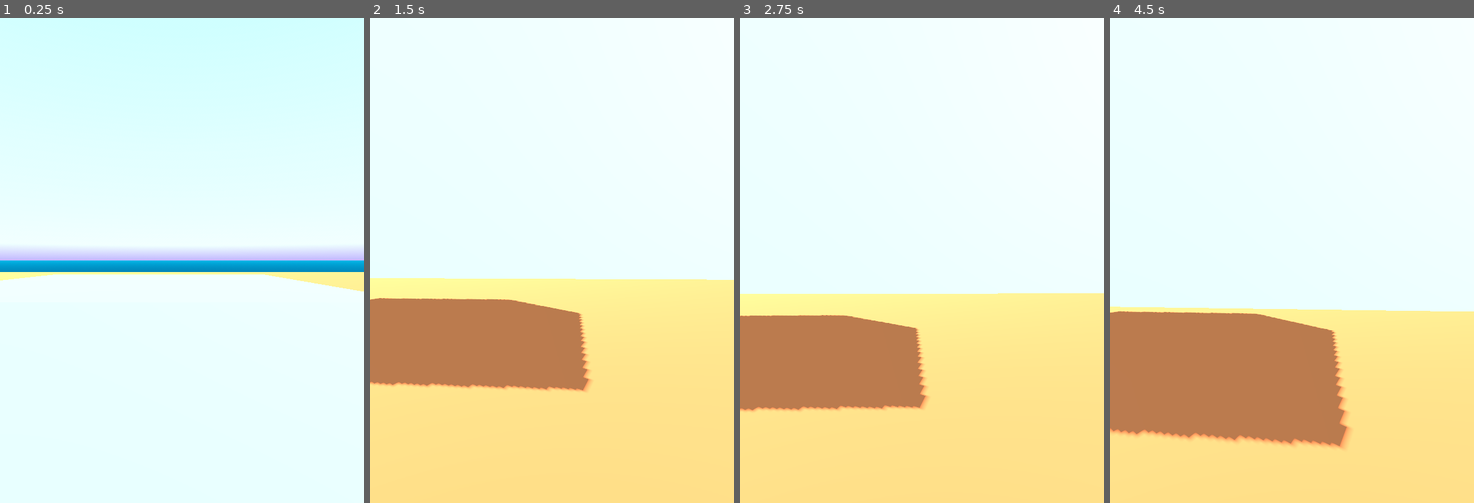
Above: before the commit, frames 1-4 (left to right).
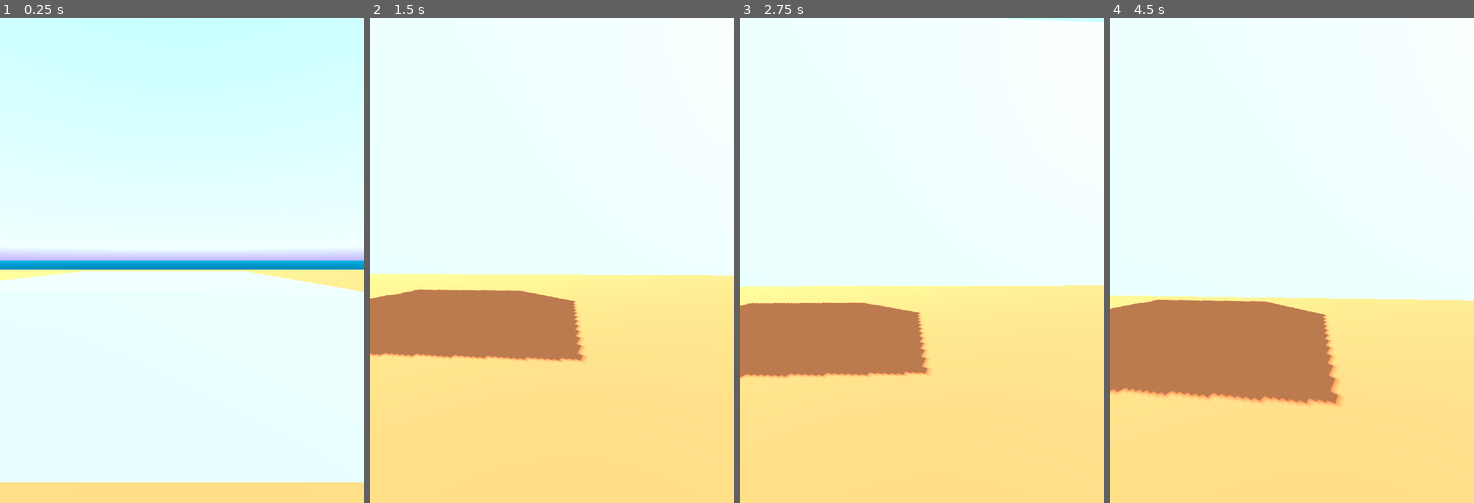
Above: after the commit, the same moments.

Repository: init-Sense/octant
Game: Godot game, scene res://scenes/octagon.tscn
The game is run twice, just before and just after one commit, with the same random seed, the same clock (stepped at 60 frames per second) and the same inputs. A sky picture missing from this copy of the repository is replaced by a grey-blue gradient.
Inputs (mouse positions are in pixels of both pictures, inside the frame that each line leads up to):
- Up to frame 1 (0.25 s): no input
- Up to frame 2 (1.5 s): move the mouse to (570, 260) at 0.52 s; hold Q (debug_crouch_up) from 0.53 s (still down); click (570, 260) at 0.67 s; move the mouse to (533, 260) at 1.27 s
- Up to frame 3 (2.75 s): keep holding Q (debug_crouch_up); move the mouse to (929, 250) at 2.02 s
- Up to frame 4 (4.5 s): keep holding Q (debug_crouch_up); tap Enter at 2.75 s; move the mouse to (1288, 270) at 2.77 s; click (1288, 270) at 2.92 s; move the mouse to (1321, 265) at 3.52 s; tap Space at 4.25 s; move the mouse to (1262, 255) at 4.27 s

The runs differ from the first frame. In frame 1, 5.0% of the frame differs, in the area x 0-100%, y 51-100%; in frame 2, 5.9%; in frame 3, 7.1%; in frame 4, 9.5%, in the area x 0-100%, y 57-89%.

Commit message:
refactor: i hate 3D

Diff:
--- a/scenes/player/player.tscn
+++ b/scenes/player/player.tscn
@@ -17,29 +17,30 @@
 
 [node name="Head" type="Node3D" parent="."]
 
-[node name="PlayerCamera3D" type="Camera3D" parent="Head"]
+[node name="PlayerCamera" type="Camera3D" parent="Head"]
 unique_name_in_owner = true
 transform = Transform3D(1, 0, 0, 0, 1, 0, 0, 0, 1, 0, 0.5, 0)
+fov = 90.0
 script = ExtResource("2_kf2t8")
 
-[node name="PlayerBody3D" type="CharacterBody3D" parent="."]
+[node name="PlayerBody" type="CharacterBody3D" parent="."]
 unique_name_in_owner = true
 collision_mask = 6
 
-[node name="PlayerCollision3D" type="CollisionShape3D" parent="PlayerBody3D"]
+[node name="PlayerCollision" type="CollisionShape3D" parent="PlayerBody"]
 shape = SubResource("CapsuleShape3D_vyse8")
 
-[node name="PlayerMovement3D" parent="." instance=ExtResource("1_tw8pf")]
+[node name="PlayerMovement" parent="." instance=ExtResource("1_tw8pf")]
 
-[node name="PlayerJump3D" parent="." instance=ExtResource("2_8258e")]
+[node name="PlayerJump" parent="." instance=ExtResource("2_8258e")]
 
-[node name="PlayerCrouch3D" parent="." instance=ExtResource("3_svdt6")]
+[node name="PlayerCrouch" parent="." instance=ExtResource("3_svdt6")]
 
-[node name="PlayerInteraction3D" parent="." instance=ExtResource("4_xrt8m")]
-
-[node name="Gravity3D" parent="." instance=ExtResource("7_6ib4u")]
+[node name="PlayerInteraction" parent="." instance=ExtResource("4_xrt8m")]
 
 [node name="PlayerInputsMouse" parent="." instance=ExtResource("8_vgduu")]
 
+[node name="Gravity" parent="." instance=ExtResource("7_6ib4u")]
+
 [connection signal="action_changed" from="PlayerInputsMouse" to="." method="_on_player_inputs_mouse_action_changed"]
 [connection signal="movement_changed" from="PlayerInputsMouse" to="." method="_on_player_inputs_mouse_movement_changed"]
--- a/scripts/player/gravity.gd
+++ b/scripts/player/gravity.gd
@@ -1,8 +1,8 @@
 extends Node
 
 
-@onready var player_body: CharacterBody3D = %PlayerBody3D
-@onready var player_movement: PlayerMovement3D = $"../PlayerMovement3D"
+@onready var player_body: CharacterBody3D = %PlayerBody
+@onready var player_movement: PlayerMovement3D = $"../PlayerMovement"
 
 const GRAVITY : float = 9.8
 
--- a/scripts/player/player.gd
+++ b/scripts/player/player.gd
@@ -29,10 +29,10 @@
 
 
 #region NODES
-@onready var camera : PlayerCamera3D = $Head/PlayerCamera3D
-@onready var body : CharacterBody3D = $PlayerBody3D
+@onready var camera : PlayerCamera3D = $Head/PlayerCamera
+@onready var body : CharacterBody3D = $PlayerBody
 @onready var inputs_mouse: PlayerInputsMouse = $PlayerInputsMouse
-@onready var jump: PlayerJump3D = $PlayerJump3D
+@onready var jump: PlayerJump3D = $PlayerJump
 #endregion
 
 
--- a/scripts/player/player_crouch.gd
+++ b/scripts/player/player_crouch.gd
@@ -3,10 +3,10 @@
 
 
 #region NODES
-@onready var player_body: CharacterBody3D = %PlayerBody3D
-@onready var player_collision: CollisionShape3D = $"../PlayerBody3D/PlayerCollision3D"
+@onready var player_body: CharacterBody3D = %PlayerBody
+@onready var player_collision: CollisionShape3D = $"../PlayerBody/PlayerCollision"
 @onready var head: Node3D = $"../Head"
-@onready var player_camera: PlayerCamera3D = %PlayerCamera3D
+@onready var player_camera: PlayerCamera3D = %PlayerCamera
 #endregion
 
 
--- a/scripts/player/player_jump.gd
+++ b/scripts/player/player_jump.gd
@@ -5,7 +5,7 @@
 signal action_changed(state)
 
 @onready var player: Node3D = $".."
-@onready var player_body: CharacterBody3D = %PlayerBody3D
+@onready var player_body: CharacterBody3D = %PlayerBody
 
 const JUMPING_SPEED: float = 8.0
 
--- a/scripts/player/player_movement_mouse.gd
+++ b/scripts/player/player_movement_mouse.gd
@@ -13,8 +13,8 @@
 
 #region NODE
 @onready var player: Node3D = $".."
-@onready var player_body: CharacterBody3D = %PlayerBody3D
-@onready var camera: PlayerCamera3D = %PlayerCamera3D
+@onready var player_body: CharacterBody3D = %PlayerBody
+@onready var camera: PlayerCamera3D = %PlayerCamera
 #endregion
 
 
